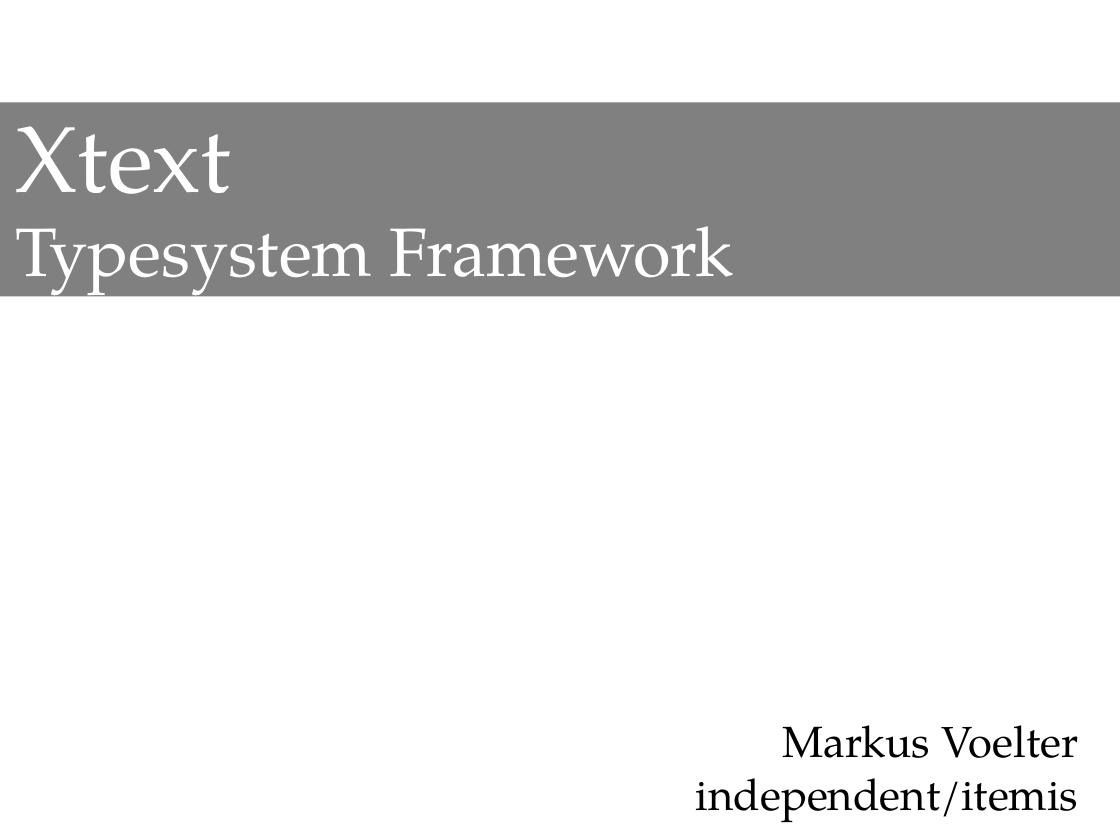
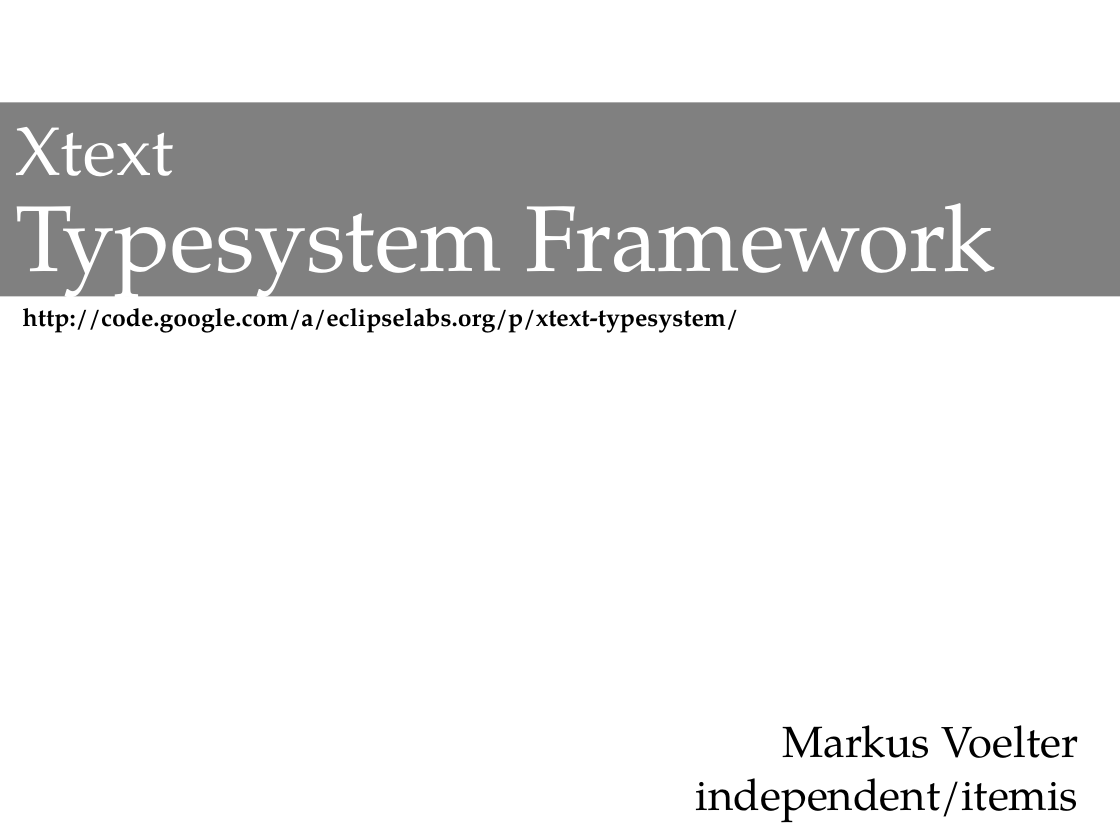
Before and after one commit to rytina/xtext-typesystem, a slide deck: slide 1 of trunk/de.itemis.xtext.typesystem/doc/XtextTypesystem.pptx. Drawn at 1120x840 pixels with LibreOffice and Linux fonts; fonts in the diff are those of the drawing. Boxes give left, top, right and bottom in pixels: in the first picture for what was removed or moved away, otherwise in the second. Text is boxed around its words. In the diff, an @@ line names an element or a change of style, - is before the commit and + after.

```diff
--- a/trunk/de.itemis.xtext.typesystem/doc/XtextTypesystem.pptx
+++ b/trunk/de.itemis.xtext.typesystem/doc/XtextTypesystem.pptx
@@ text "Xtext": place and size @@
-text "Xtext" at [15,94,231,194]
+text "Xtext" at [15,127,173,177]
@@ text "Xtext" at [15,127,173,177]: size 60 to 44 pt @@
@@ text "Typesystem Framework": place and size @@
-text "Typesystem Framework" at [15,226,733,302]
+text "Typesystem Framework" at [15,174,995,306]
@@ text "Typesystem Framework" at [15,174,995,306]: size 44 to 60 pt @@
@@ text added at [23,308,739,333], 16 pt, text #000000, bold @@
+http://code.google.com/a/eclipselabs.org/p/xtext-typesystem/
```
Also in this commit, not shown: 3 other slides changed, 1 other file.
